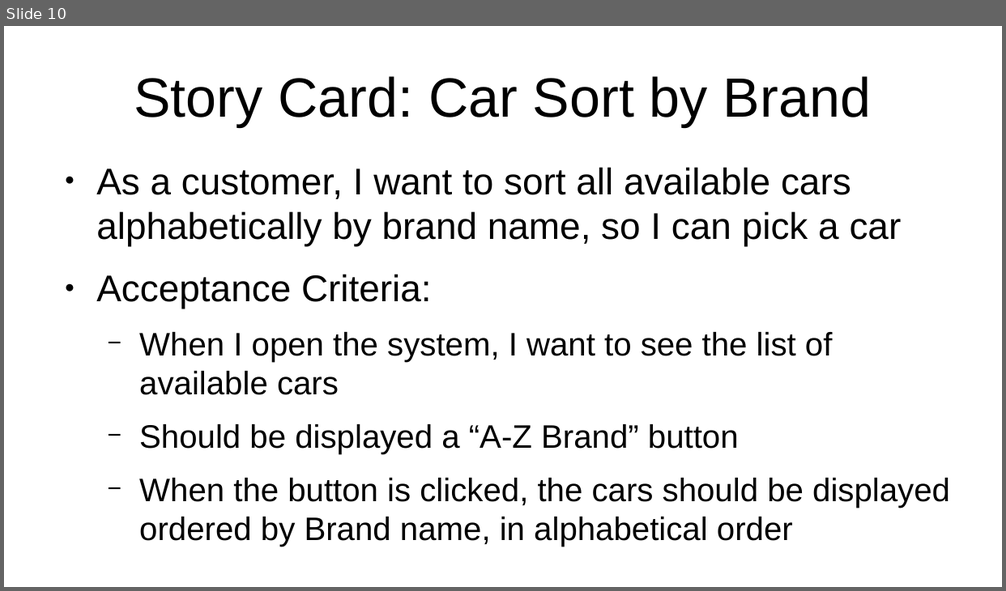
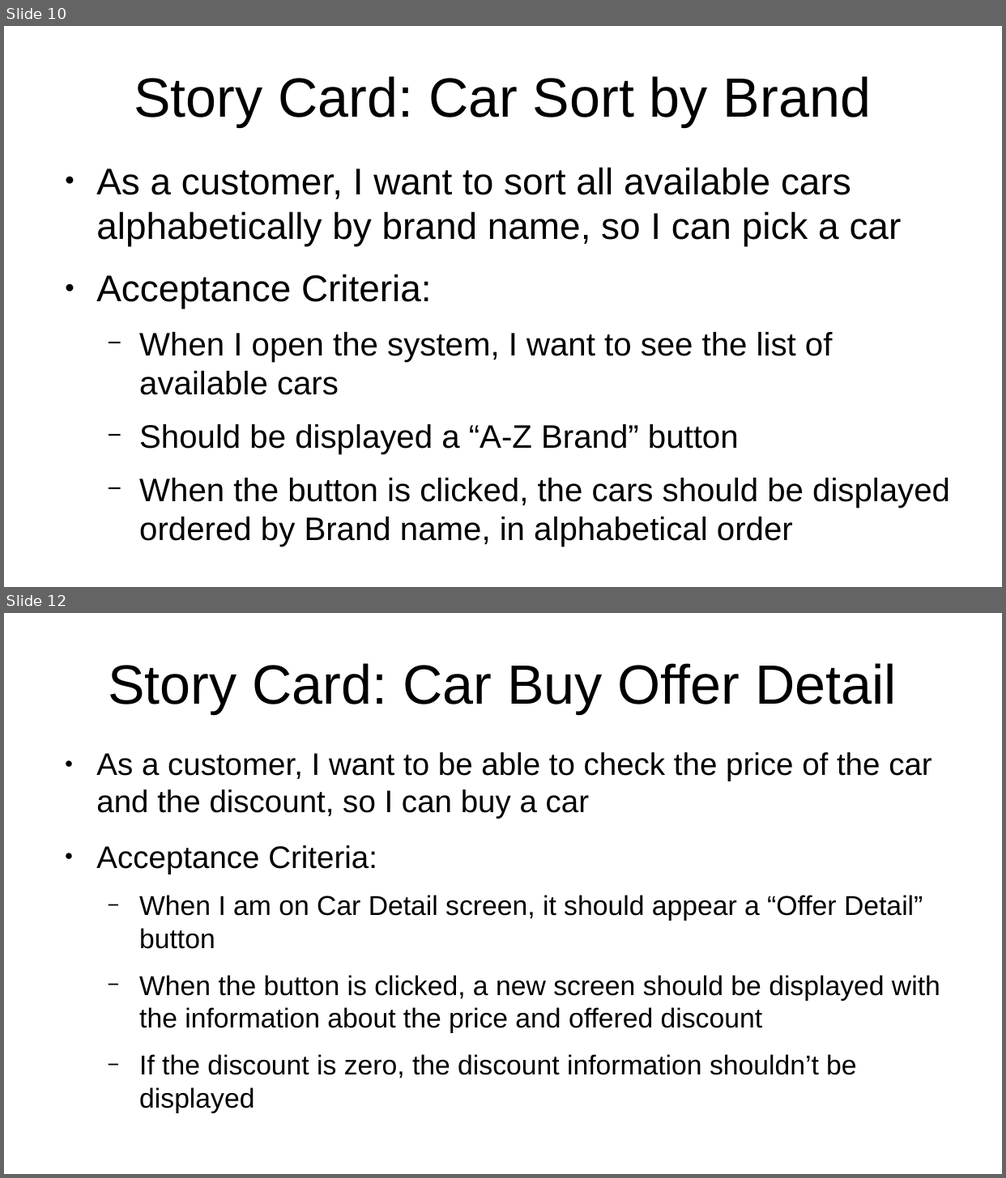
Before and after one commit to al8111/Java-UML-SWT, a slide deck: presentation.odp. Shown one above the other, each under a label of ours: slide 10 before the commit, slides 10 and 12 after it; the slides between them are not shown. The pictures are 1006x591 and 1006x1178 pixels, drawn with LibreOffice and Linux fonts; fonts in the diff are those of the drawing. Boxes give left, top, right and bottom in pixels: in the first picture for what was removed or moved away, otherwise in the second. Text is boxed around its words. In the diff, an @@ line names an element or a change of style, - is before the commit and + after.

Commit message:
doc: create story cards

```diff
--- a/presentation.odp
+++ b/presentation.odp
@@ slide 12 added at [4, 613, 1002, 1174], background #FFFFFF @@
@@ title added at [108, 663, 896, 714], 44 pt, text #000000 @@
+Story Card: Car Buy Offer Detail
@@ text added at [96, 752, 940, 1079], 21.7 pt, text #000000 @@
+● As a customer, I want to be able to check the price of the car and the discount, so I can buy a car
+● Acceptance Criteria:
+  − When I am on Car Detail screen, it should appear a “Offer Detail” button
+  − When the button is clicked, a new screen should be displayed with the information about the price and offered discount
+  − If the discount is zero, the discount information shouldn’t be displayed
```
Also in this commit, not shown: 1 slide changed, 3 other slides added.
